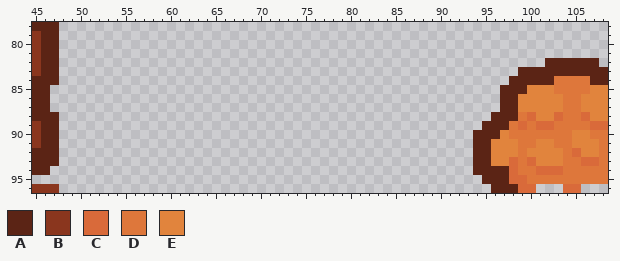
Pixel-art file, stored at sprites/golden_grove_tileset.aseprite. That is the earlier state.
224x192 pixels, 1 frame. Shown: x 45..108, y 78..96.
Visible layers, top first: "Decorations", "Roof", "Wall", "Floor Decorations", "Shadow Decorations" opacity 25%, "Shadow" opacity 25%, "Floor", "Colors".
Palette (. is transparent): A #5b2415  B #8a361e  C #d96a3a  D #de773b  E #e1843d
Pixels before, first column x 45:
78 AAA.............................................................
79 BAA.............................................................
80 BAA.............................................................
81 BAA.............................................................
82 BAA......................................................AAAAAA.
83 BAA...................................................AAAAAAAAAA
84 AAA..................................................AAAAADDDDAA
85 AA..................................................AAAEEEDDDDEE
86 AA..................................................AAEEEEEDDEEE
87 AA..................................................AAEEEEEDDEEE
88 AAA................................................AAADCEECDDCEE
89 BAA...............................................AAADCDCCDDDDCC
90 BAA..............................................AAAEDDDDDDDEEDD
91 BAA..............................................AAEEEDDEEDDEEED
92 AAA..............................................AAEEEDEEEEDCEED
93 AAA..............................................AAEECDCEEEDDCCD
94 AA...............................................AAAACDDCCCDDDDD
95 ..................................................AAACCDDDDDDDDD
96 BBB................................................AAACC...CC...
The result:
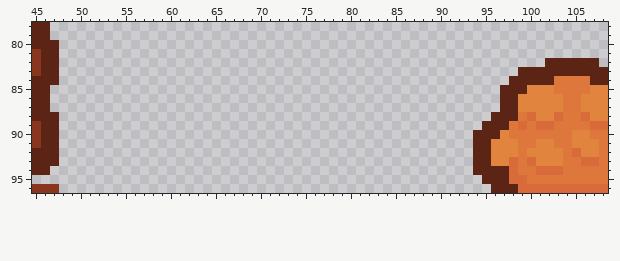
From old to new:
Changed rows in their new state; - is an unchanged pixel.
Layers "Decorations", "Roof":
first column x 45:
78 --.
79 A-.
80 A--
first column x 101:
96 CCC--CCC
Pixel boxes of the changes (left, top, right, bottom) in both pictures:
changed: (32, 22, 59, 49)
added: (536, 184, 608, 193)
